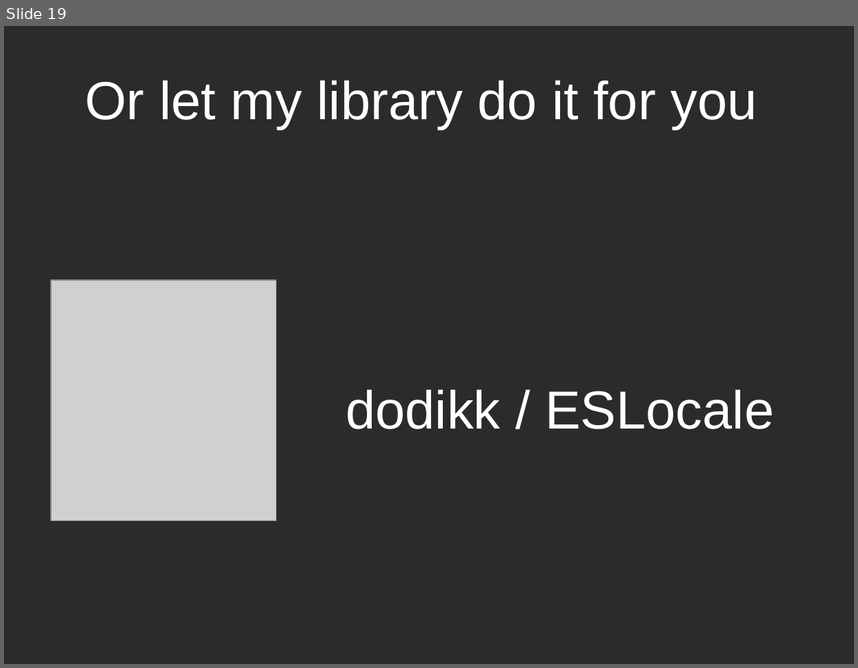
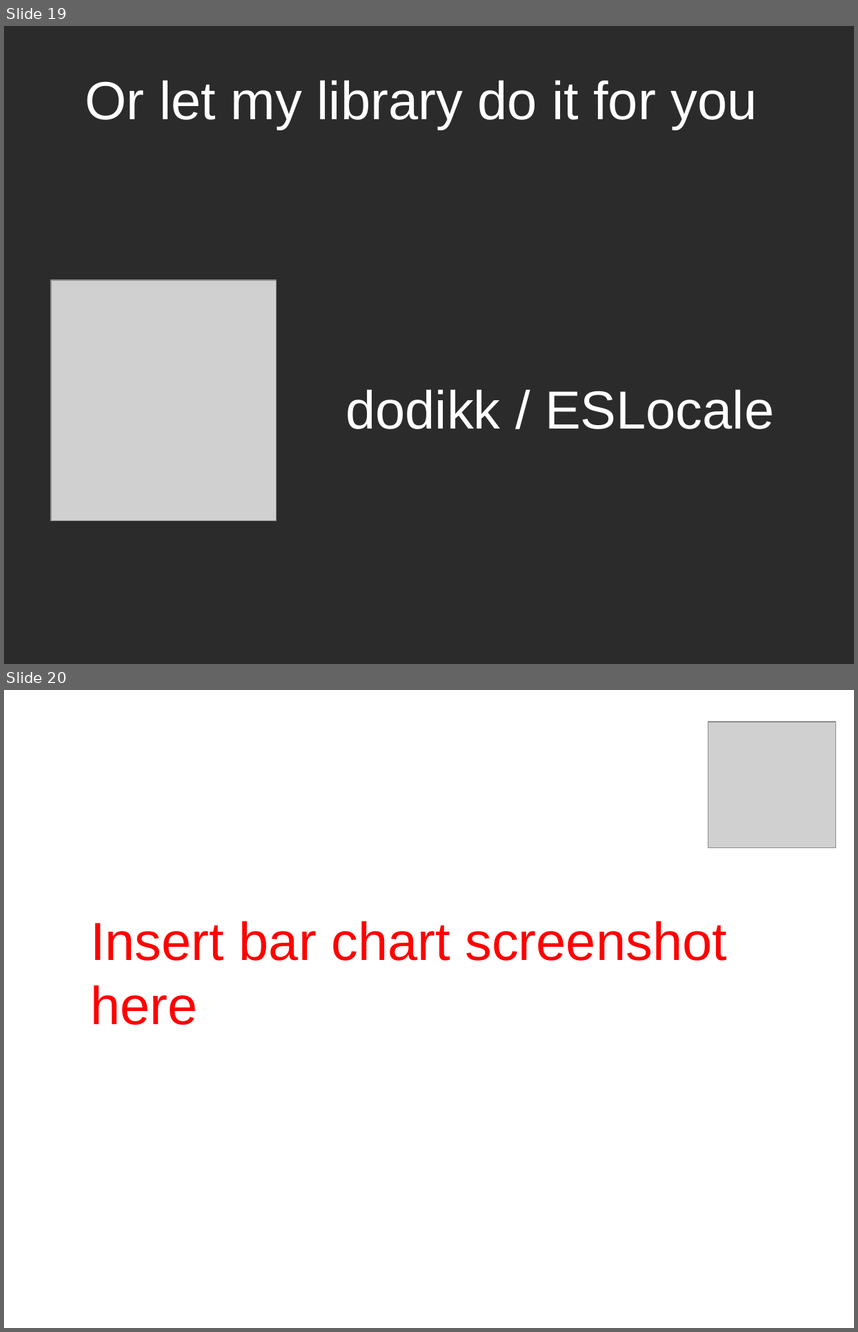
Before and after one commit to dodikk/ESLocale, a slide deck: article/slides/CalendarSqlite.odp. Shown one above the other, each under a label of ours: slide 19 before the commit, slides 19 and 20 after it. The pictures are 858x668 and 858x1332 pixels, drawn with LibreOffice and Linux fonts; fonts in the diff are those of the drawing; grey boxes stand for pictures; background and template pictures are left out; a plain dark background stands for a picture behind light text. Boxes give left, top, right and bottom in pixels: in the first picture for what was removed or moved away, otherwise in the second. Text is boxed around its words. In the diff, an @@ line names an element or a change of style, - is before the commit and + after.

```diff
--- a/article/slides/CalendarSqlite.odp
+++ b/article/slides/CalendarSqlite.odp
@@ slide 20 added at <box>4,690,854,1328</box>, background picture (left out) @@
@@ picture added at <box>708,722,835,848</box> @@
@@ text added at <box>90,920,727,1025</box>, 50 pt, text #FF0000 @@
+Insert bar chart screenshot here
```
Also in this commit, not shown: 4 slides changed, 7 other slides added, 3 slides removed, 1 other file.
